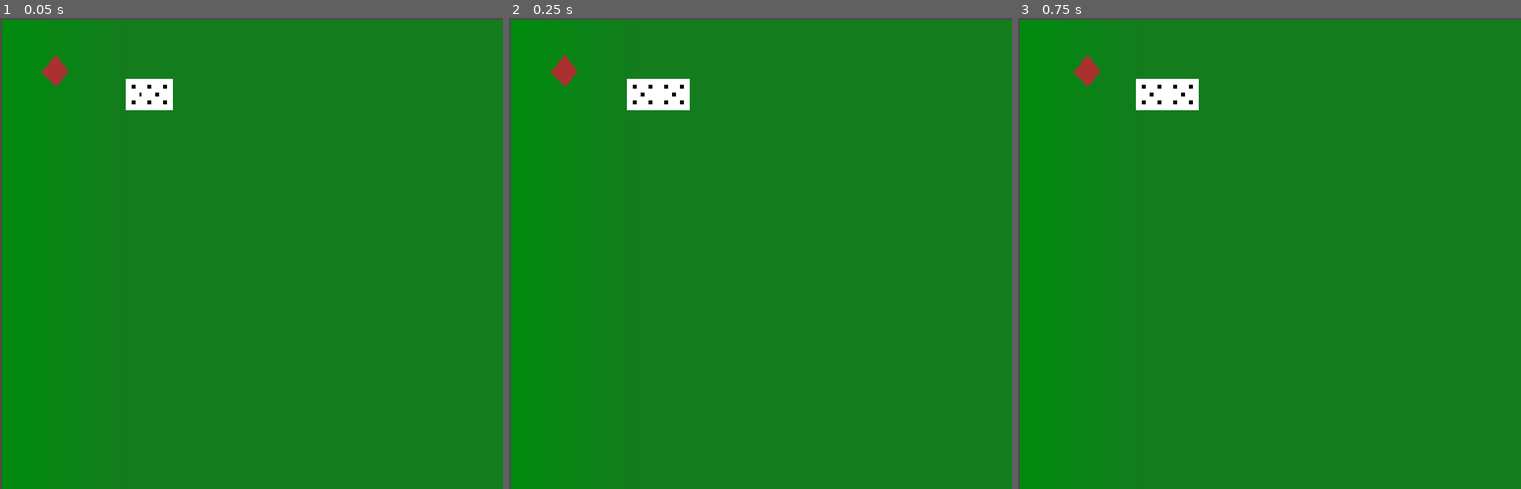
Above: before the commit, frames 1-3 (left to right).
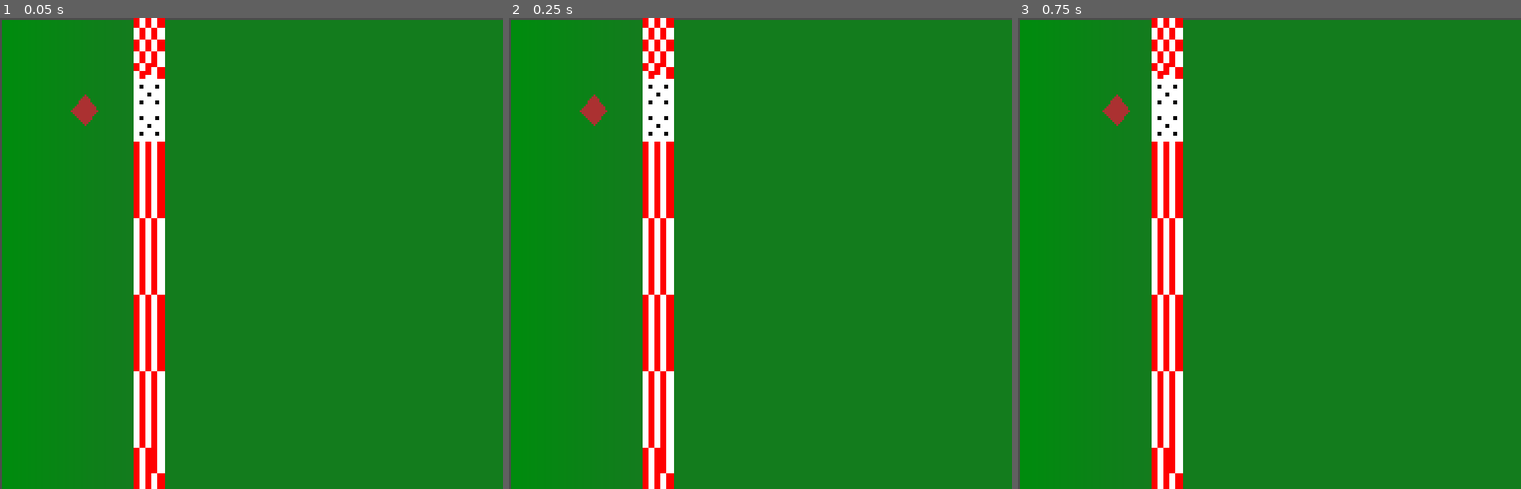
Above: after the commit, the same moments.

Repository: jonathandavidlewis/pair-programming-jam-00
Game: Godot game, scene res://src/Main.tscn
Same seed, same stepped clock (60 frames per second), same inputs: the game is played once before the commit and once after it.
Inputs:
- Up to frame 1 (0.05 s): no input
- Up to frame 2 (0.25 s): no input
- Up to frame 3 (0.75 s): tap Enter at 0.5 s; hold Right (ui_right) from 0.53 s (still down)

The runs differ from the first frame. In frame 1, 6.5% of the frame differs, in the area x 8-35%, y 0-100%; in frame 2, 6.6%, in the area x 8-36%, y 0-100%; in frame 3, 6.6%.

Commit message:
add walls

Diff:
--- a/project/src/Main.tscn
+++ b/project/src/Main.tscn
@@ -1,7 +1,8 @@
-[gd_scene load_steps=5 format=2]
+[gd_scene load_steps=6 format=2]
 
 [ext_resource path="res://src/PlayerChar.tscn" type="PackedScene" id=1]
 [ext_resource path="res://src/Node2DDie.tscn" type="PackedScene" id=2]
+[ext_resource path="res://src/WallStaticBody2D.tscn" type="PackedScene" id=3]
 
 [sub_resource type="Gradient" id=1]
 offsets = PoolRealArray( 0.027933, 1 )
@@ -19,10 +20,18 @@
 region_rect = Rect2( 0, 0, 256, 240 )
 
 [node name="PlayerChar" parent="." instance=ExtResource( 1 )]
-position = Vector2( 28, 27 )
+position = Vector2( 43, 47 )
 
 [node name="Node2DDie" parent="." instance=ExtResource( 2 )]
 position = Vector2( 76, 39 )
 
 [node name="Node2DDie2" parent="." instance=ExtResource( 2 )]
-position = Vector2( 76, 39 )
+position = Vector2( 76, 55 )
+
+[node name="WallStaticBody2D" parent="." instance=ExtResource( 3 )]
+position = Vector2( 76, 15 )
+scale = Vector2( 1, 2 )
+
+[node name="WallStaticBody2D2" parent="." instance=ExtResource( 3 )]
+position = Vector2( 76, 167 )
+scale = Vector2( 1, 13 )
--- /dev/null
+++ b/project/src/WallStaticBody2D.tscn
@@ -0,0 +1,14 @@
+[gd_scene load_steps=3 format=2]
+
+[ext_resource path="res://asset/wall-texture.png" type="Texture" id=1]
+
+[sub_resource type="RectangleShape2D" id=3]
+extents = Vector2( 8, 8 )
+
+[node name="WallStaticBody2D" type="StaticBody2D"]
+
+[node name="CollisionShape2D" type="CollisionShape2D" parent="."]
+shape = SubResource( 3 )
+
+[node name="Sprite" type="Sprite" parent="."]
+texture = ExtResource( 1 )
Binary file added: project/asset/wall-texture.png
Not shown, added: project/asset/wall-texture.png.import
Not shown, added: asset-sources/wall-texture.pxo
